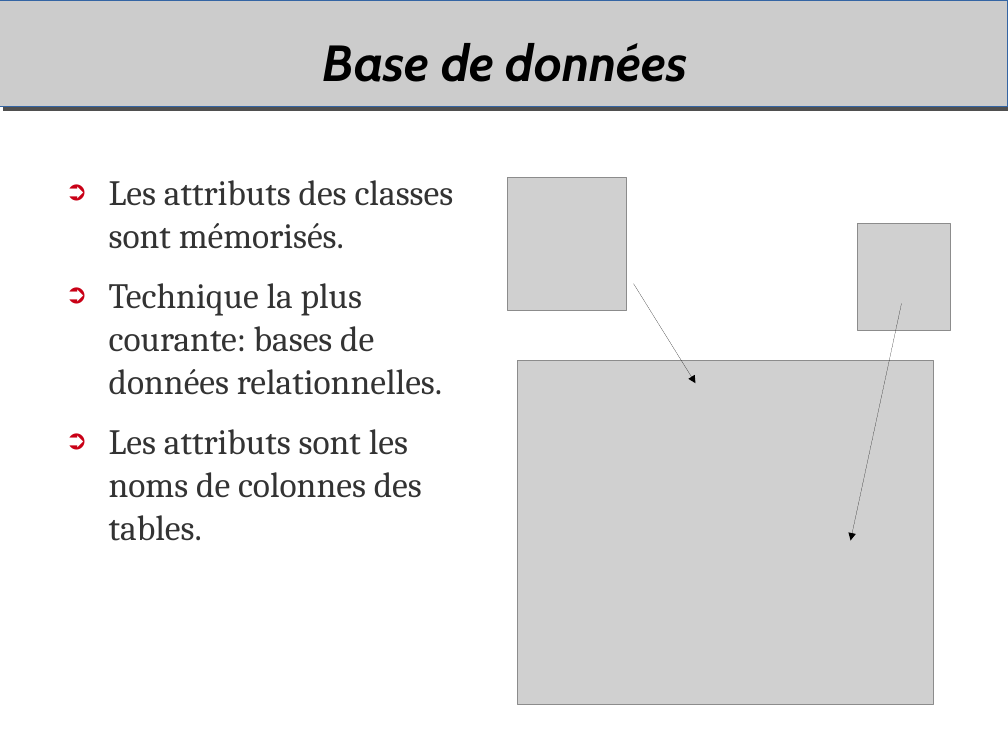
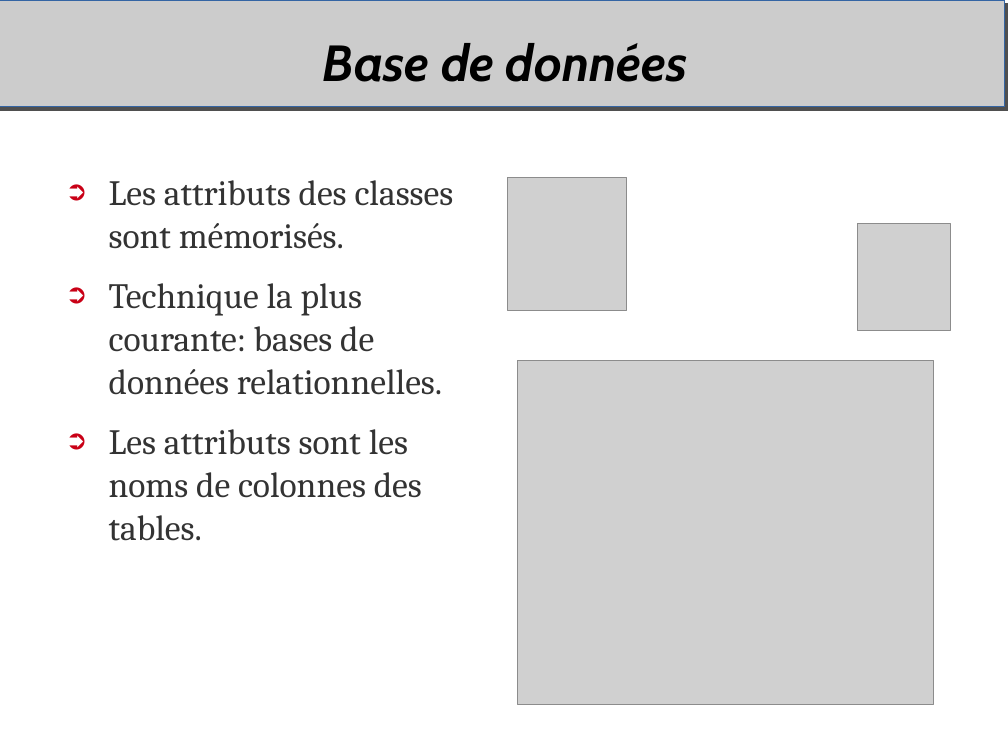
Before and after one commit to duanegris/texts, a slide deck: slide 55 of em-msi/it-s704/msi306-uml.odp (slide 44 before the commit). Drawn at 1008x756 pixels with LibreOffice and Linux fonts; fonts in the diff are those of the drawing; grey boxes stand for pictures; background and template pictures are left out. Boxes give left, top, right and bottom in pixels: in the first picture for what was removed or moved away, otherwise in the second. Text is boxed around its words. In the diff, an @@ line names an element or a change of style, - is before the commit and + after.

```diff
--- a/em-msi/it-s704/msi306-uml.odp
+++ b/em-msi/it-s704/msi306-uml.odp
@@ rectangle: place and size @@
-rectangle at [0,0,1008,107]
+rectangle at [0,0,1004,107]
@@ arrow removed from (634, 284) to (696, 383) @@
@@ arrow removed from (902, 304) to (851, 541) @@
```
Also in this commit, not shown: 45 other slides changed, 11 slides added.
